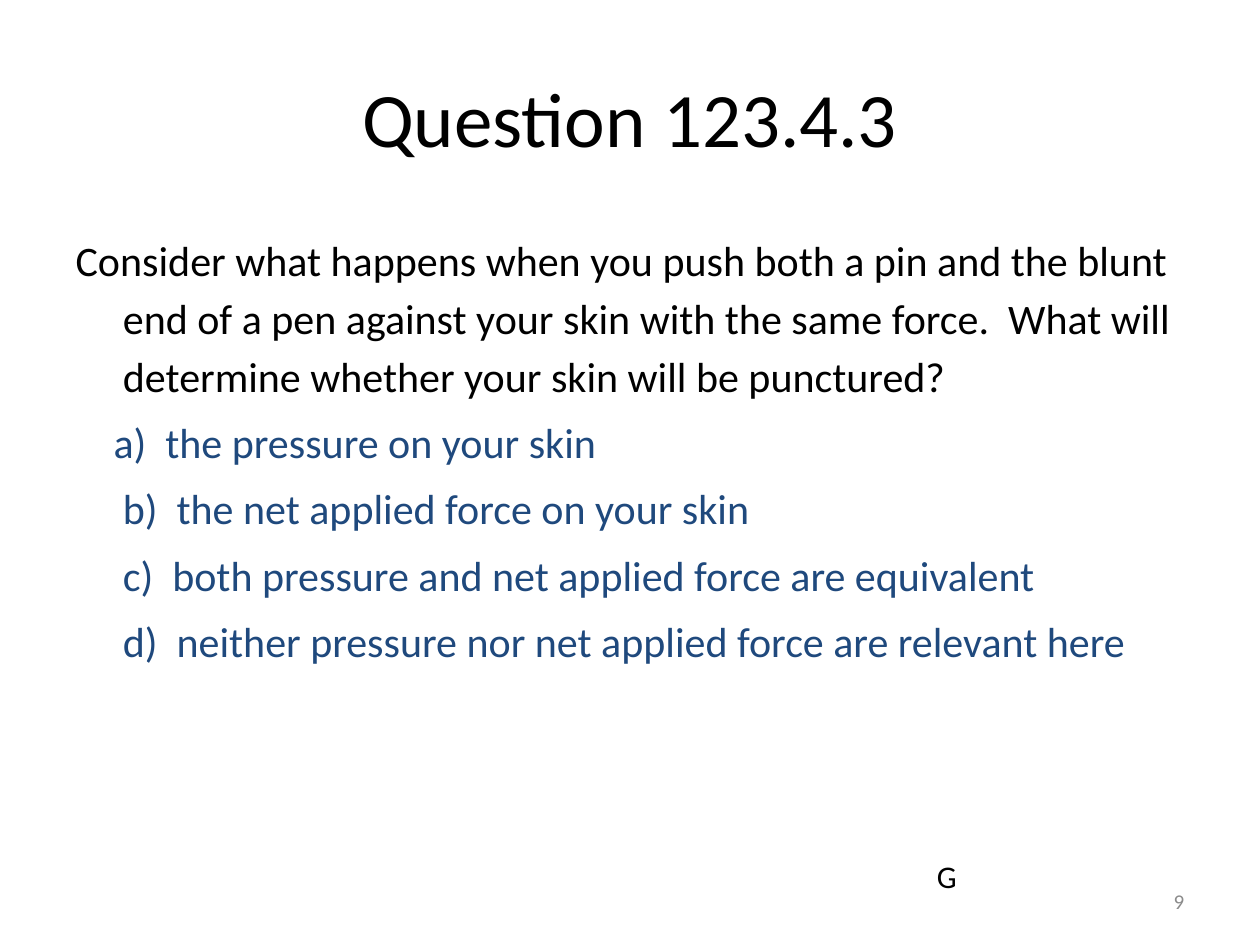
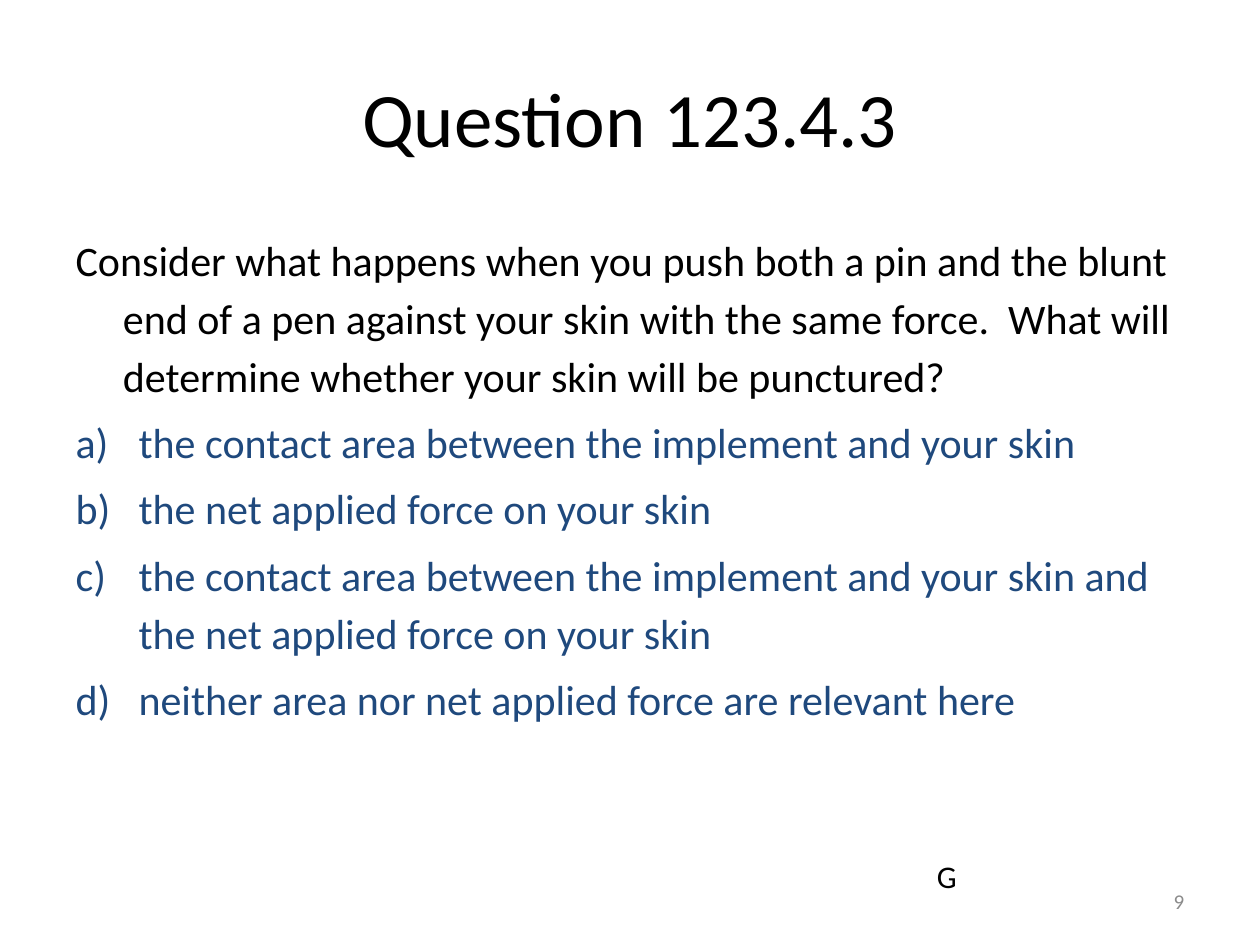
Before and after one commit to rtlines/Introductory-Physics-II, a slide deck: slide 9 of Lecture_Slides/PH 123 Lecture 25.pptx. Drawn at 1260x945 pixels with LibreOffice and Linux fonts; fonts in the diff are those of the drawing. Boxes give left, top, right and bottom in pixels: in the first picture for what was removed or moved away, otherwise in the second. Text is boxed around its words. In the diff, an @@ line names an element or a change of style, - is before the commit and + after.

Commit message:
changes up to lecture 28

```diff
--- a/Lecture_Slides/PH 123 Lecture 25.pptx
+++ b/Lecture_Slides/PH 123 Lecture 25.pptx
@@ text at [139, 429, 1149, 722]: text changed @@
-a) the pressure on your skin
-b) the net applied force on your skin
-c) both pressure and net applied force are equivalent
-d) neither pressure nor net applied force are relevant here
+a) the contact area between the implement and your skin
+b) the net applied force on your skin
+c) the contact area between the implement and your skin and the net applied force on your skin
+d) neither area nor net applied force are relevant here
```
Also in this commit, not shown: 1 other slide changed, 10 other files.
